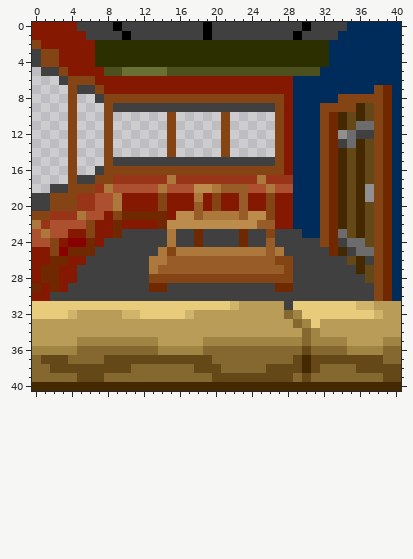
A pixel-art file gets an edit: images/fuckshit.aseprite. The picture above is the old version.
41x41 pixels, 1 frame.
After:
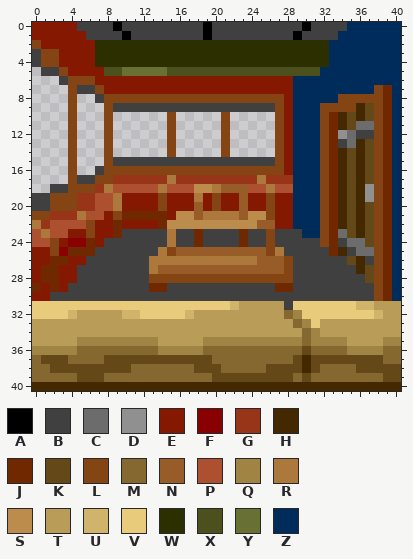
Palette (. is transparent): A #000000  B #404040  C #6c6c6c  D #909090  E #841800  F #880000  G #983418  H #442800  J #702800  K #644818  L #844414  M #846830  N #985c28  P #ac5030  Q #a08444  R #ac783c  S #bc8c4c  T #b89c58  U #d0b46c  V #e8cc7c  W #2c3000  X #4c501c  Y #687034  Z #002c5c
Changes in this commit:
Changed rows in their new state; - is an unchanged pixel.
Layer "Layer 1":
first column x 15:
24 -----------L-
25 -NNNNNNNNNNL-
26 RRRRRRRRRR--N
Where, in picture pixels (left, top, right, bottom), the same in both pictures:
changed: (167, 238, 284, 265)
